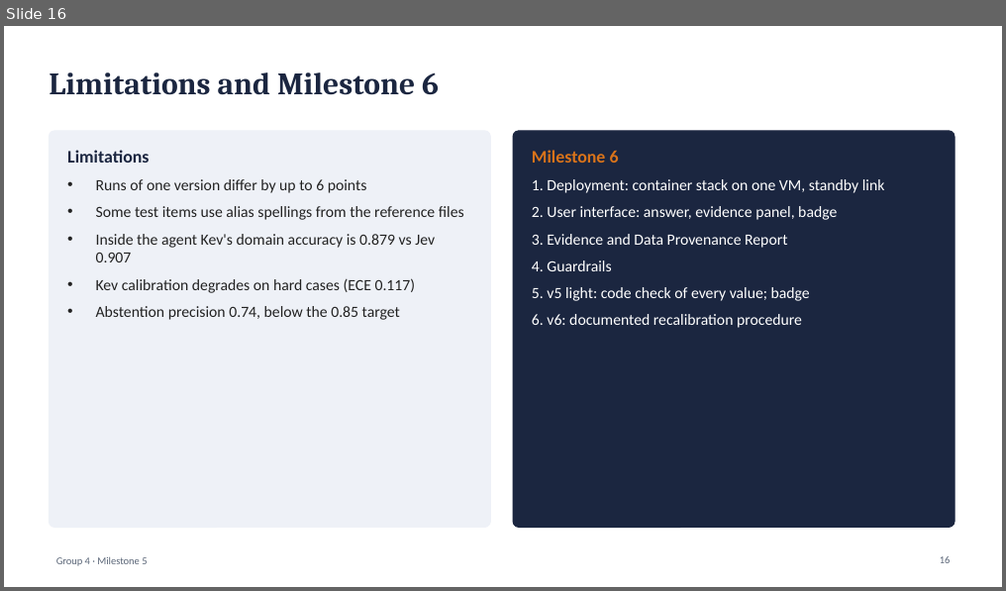
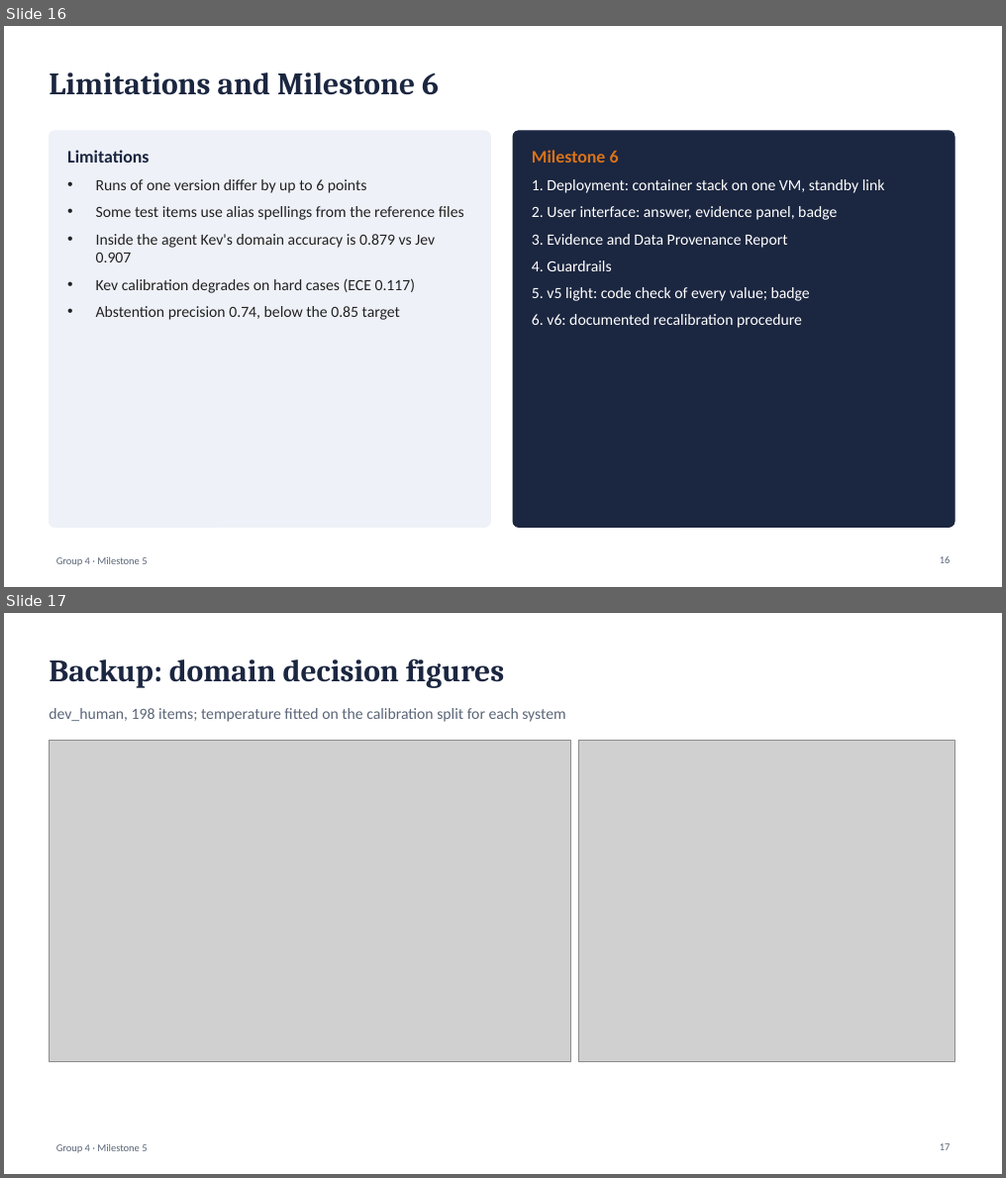
Before and after one commit to sathyaIITM/Group-4-DS-and-AI-Lab-Project, a slide deck: docs/milestones/Milestone5_TA_Presentation.pptx. Shown one above the other, each under a label of ours: slide 16 before the commit, slides 16 and 17 after it. The pictures are 1006x591 and 1006x1178 pixels, drawn with LibreOffice and Linux fonts; fonts in the diff are those of the drawing; grey boxes stand for pictures. Boxes give left, top, right and bottom in pixels: in the first picture for what was removed or moved away, otherwise in the second. Text is boxed around its words. In the diff, an @@ line names an element or a change of style, - is before the commit and + after.

Commit message:
DOCS: Milestone 5 report as concise bullets with embedded figures and detail in Appendices G-K; deck backup slides with the decision-model figures

```diff
--- a/docs/milestones/Milestone5_TA_Presentation.pptx
+++ b/docs/milestones/Milestone5_TA_Presentation.pptx
@@ slide 17 added at (x1=4, y1=613, x2=1002, y2=1174), background #FFFFFF; not listed: 1 template element that a slide beside it also shows @@
@@ text added at (x1=49, y1=659, x2=504, y2=688), 30 pt, text #1B2640, bold @@
+Backup: domain decision figures
@@ text added at (x1=49, y1=708, x2=565, y2=722), 15 pt, text #5B6678 @@
+dev_human, 198 items; temperature fitted on the calibration split for each system
@@ picture added at (x1=49, y1=741, x2=570, y2=1062) @@
@@ picture added at (x1=579, y1=741, x2=954, y2=1062) @@
@@ page number added at (x1=940, y1=1144, x2=950, y2=1151), 10 pt, text #5B6678 @@
+17
```
Also in this commit, not shown: 1 other slide added, 1 other file.
